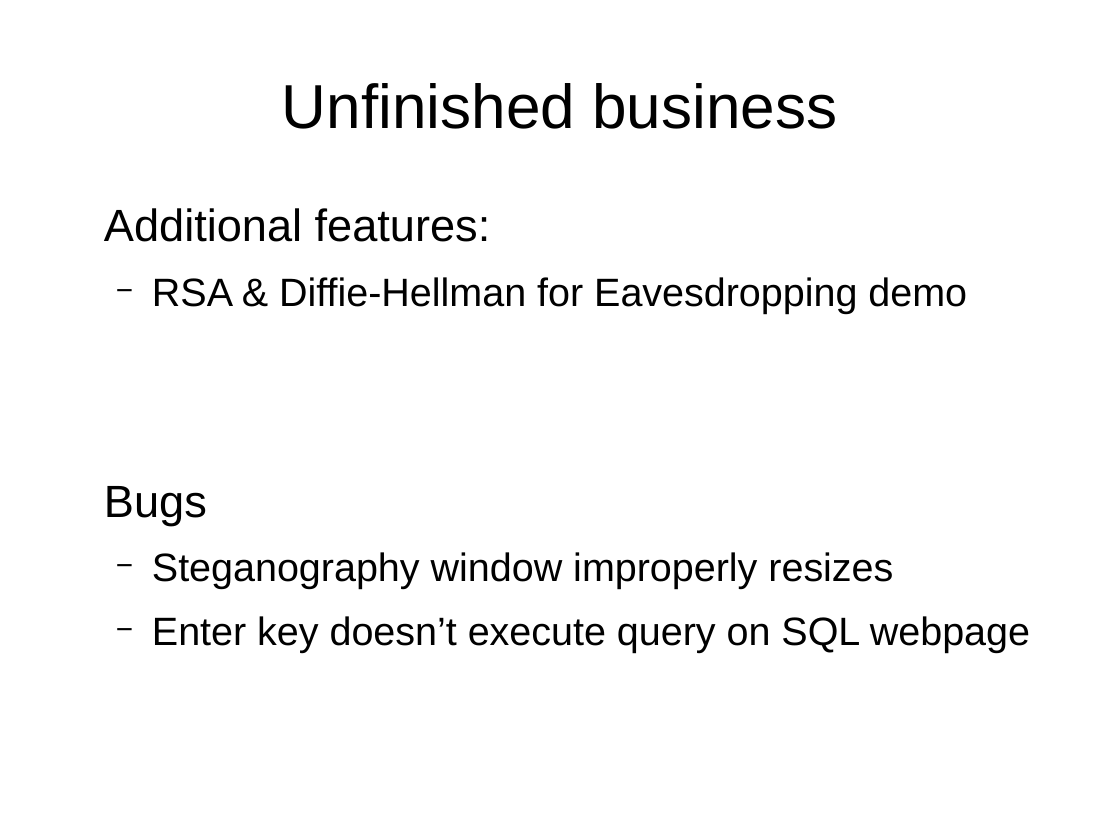
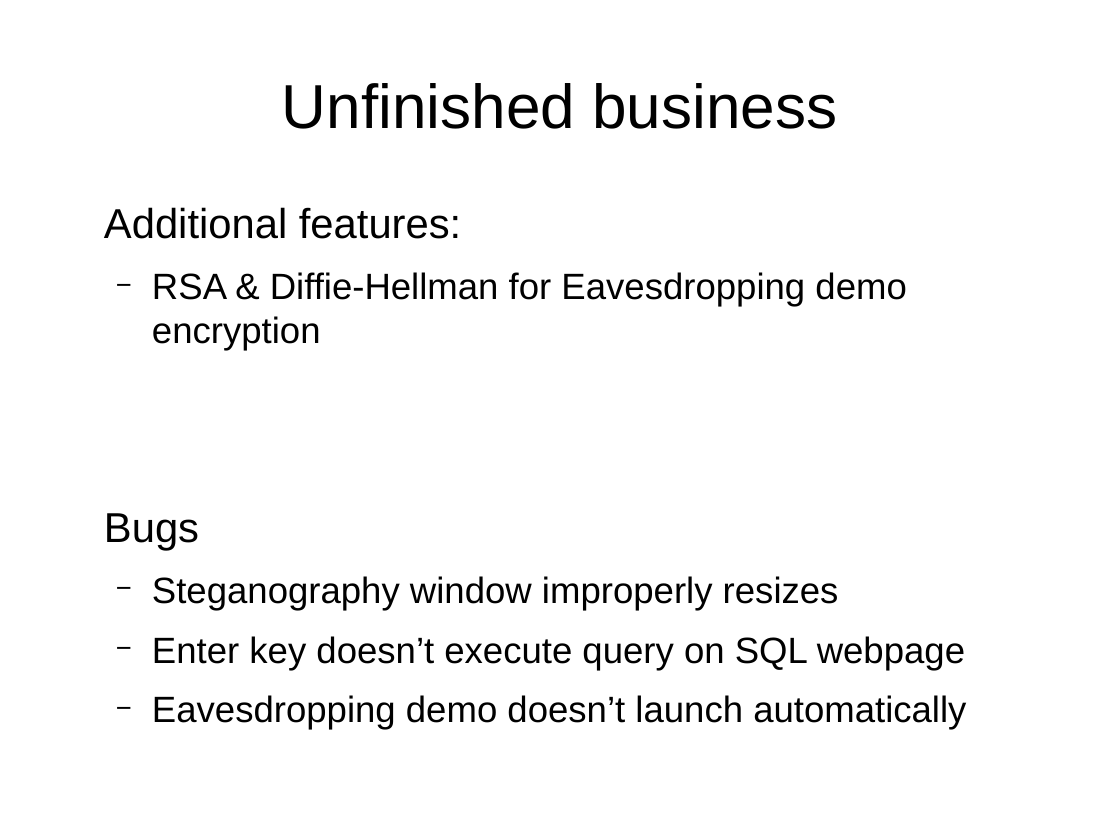
Before and after one commit to nzimm/toolkit, a slide deck: slide 7 of Presentation.odp. Drawn at 1120x840 pixels with LibreOffice and Linux fonts; fonts in the diff are those of the drawing. Boxes give left, top, right and bottom in pixels: in the first picture for what was removed or moved away, otherwise in the second. Text is boxed around its words. In the diff, an @@ line names an element or a change of style, - is before the commit and + after.

Commit message:
Updated presentation goals/bugs

```diff
--- a/Presentation.odp
+++ b/Presentation.odp
@@ text at (x1=104, y1=207, x2=965, y2=670): size 32 to 29.6 pt in "Additional features:", "Bugs"; size 28 to 25.9 pt in "Steganography window improperly resizes", "Enter key doesn’t execute query on SQL ..." @@
@@ text at (x1=152, y1=272, x2=906, y2=350): text changed; size 28 to 25.9 pt @@
-  − RSA & Diffie-Hellman for Eavesdropping demo
+  − RSA & Diffie-Hellman for Eavesdropping demo encryption
@@ text at (x1=152, y1=695, x2=966, y2=730): paragraph added @@
+  − Eavesdropping demo doesn’t launch automatically
```
